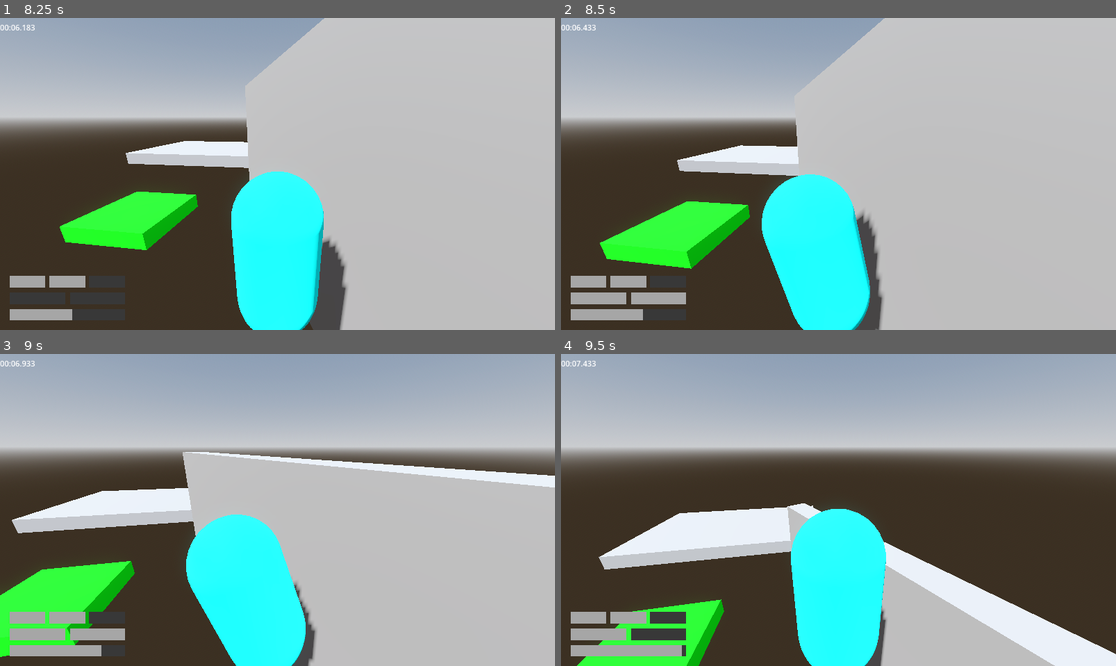
Above: before the commit, frames 1-4 (two rows, left to right).
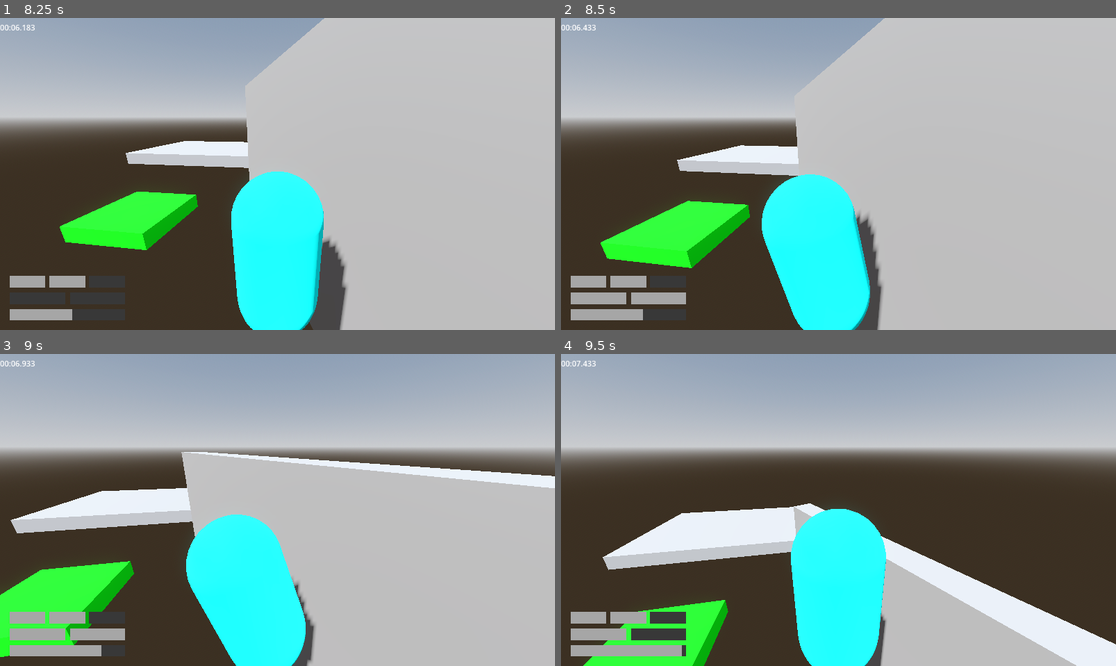
Above: after the commit, the same moments.

Repository: jpvds1/DDJD
Game: Godot game, scene res://scenes/game_controller.tscn
Same seed, same stepped clock (60 frames per second), same inputs: the game is played once before the commit and once after it. The engine's default icon, where the game draws it, is replaced by a stand-in: a white triangle on a blue panel in a dark square.
Inputs (mouse positions are in pixels of both pictures, inside the frame that each line leads up to):
- Up to frame 1 (8.25 s): click "Continue as Guest" at 0.5 s; click "Play" at 1.25 s; click "LEVEL 1" at 2 s; tap Enter at 2.75 s; move the mouse to (305, 174) at 2.77 s; hold Shift (sprint) 2.78-3.53 s; hold W (move_forwards) 2.78-8.03 s; tap Q (dash) at 2.85, 4.55, 5.1, 6.6 s; tap Space (jump) at 3.02, 3.32, 3.77, 3.8, 4.07, 4.35, 5.27, 5.57, 6.02, 6.05, 6.32, 6.77, 7.07, 8.1 s; move the mouse to (249, 174) at 3.52 s; tap Shift (sprint) at 3.6, 5.3 s; move the mouse to (288, 167) at 4.27 s; move the mouse to (271, 180) at 5.02 s; move the mouse to (316, 177) at 5.77 s; hold Shift (sprint) 5.78-6.53 s; move the mouse to (233, 170) at 6.52 s; move the mouse to (283, 174) at 7.27 s; hold Shift (sprint) 7.28-8.03 s; move the mouse to (255, 167) at 8.02 s; hold D (move_right) from 8.03 s (still down)
- Up to frame 2 (8.5 s): keep holding D (move_right); tap Space (jump) at 8.27 s
- Up to frame 3 (9 s): tap Space (jump) at 8.57 s; move the mouse to (305, 510) at 8.77 s; release D (move_right) at 8.78 s; hold W (move_forwards) from 8.78 s (still down); tap Q (dash) at 8.85 s
- Up to frame 4 (9.5 s): keep holding W (move_forwards); tap Space (jump) at 9.02, 9.32 s

Frame 1 is identical in both runs. In frame 2, 0.3% of the frame differs, in the area x 7-59%, y 19-100%; in frame 3, 0.4%; in frame 4, 2.9%, in the area x 2-100%, y 47-100%.

Commit message:
feat: gear inventory + stats manager

Diff:
--- a/platformer-game/project.godot
+++ b/platformer-game/project.godot
@@ -19,6 +19,7 @@
 
 Global="*res://scripts/global.gd"
 Supabase="*uid://by5lp1o4v53wu"
+GlobalInventory="*uid://bloeu58e4066e"
 
 [global_group]
 
--- a/platformer-game/resources/gear_items/SwiftBoots.tres
+++ b/platformer-game/resources/gear_items/SwiftBoots.tres
@@ -4,4 +4,7 @@
 
 [resource]
 script = ExtResource("1_ejb5t")
+slot = 2
+speed_bonus = 5.0
+acceleration_bonus = 2.0
 metadata/_custom_type_script = "uid://1mwlo1yrpnfc"
--- a/platformer-game/scenes/player/capsule_character.tscn
+++ b/platformer-game/scenes/player/capsule_character.tscn
@@ -1,6 +1,7 @@
 [gd_scene format=3 uid="uid://ch7shhditu1lk"]
 
 [ext_resource type="Script" uid="uid://b5luiqoqvaysk" path="res://scripts/player/capsule_character.gd" id="1_5ji0x"]
+[ext_resource type="Script" uid="uid://vbnm1bywq1xw" path="res://scripts/player/stats_manager.gd" id="2_hsymh"]
 
 [sub_resource type="CapsuleShape3D" id="CapsuleShape3D_de3it"]
 
@@ -120,6 +121,9 @@
 mesh = SubResource("CapsuleMesh_5ji0x")
 surface_material_override/0 = SubResource("StandardMaterial3D_5ji0x")
 
+[node name="StatsManager" type="Node" parent="." unique_id=746246521]
+script = ExtResource("2_hsymh")
+
 [connection signal="animation_changed" from="Dash/AnimationPlayer" to="." method="_on_animation_player_animation_changed"]
 [connection signal="timeout" from="Dash/DashTimer" to="." method="_on_dash_timer_timeout"]
 [connection signal="timeout" from="Dash/DashCooldownTimer" to="." method="_on_dash_cooldown_timer_timeout"]
--- /dev/null
+++ b/platformer-game/scripts/helpers/player_stat.gd
@@ -0,0 +1,13 @@
+class_name PlayerStat
+
+var base_value: float
+var bonus_value: float = 0.0
+
+func _init(base: float):
+	base_value = base
+
+func get_val() -> float:
+	return base_value + bonus_value
+
+func get_int() -> int:
+	return int(get_val())
--- a/platformer-game/scripts/player/capsule_character.gd
+++ b/platformer-game/scripts/player/capsule_character.gd
@@ -1,105 +1,4 @@
 extends CharacterBody3D
-
-# ---------------------------------------------------------
-# Movement constants
-# ---------------------------------------------------------
-
-const WALK_SPEED = 5.0
-const SPRINT_SPEED = 8.0
-const DASH_SPEED = 50.0
-const POST_DASH_SPEED = 10.0
-
-const GROUND_ACCEL = 24.0
-const GROUND_SPRINT_ACCEL = 32.0
-const GROUND_DECEL = 34.0
-const GROUND_BRAKE_DECEL = 50.0
-const AIR_ACCEL_MULT = 0.6
-
-const GRAVITY_MODIFIER = 1.2
-const MOUSE_SENSITIVITY = 0.003
-
-# ---------------------------------------------------------
-# Jump constants
-# ---------------------------------------------------------
-
-const GROUND_JUMP_VELOCITY = 7.5
-const EXTRA_JUMP_VELOCITY = 5.5
-const JUMP_CUT_MULTIPLIER = 0.45
-
-const MAX_EXTRA_JUMPS = 2
-const COYOTE_TIME = 0.12
-const JUMP_BUFFER_TIME = 0.12
-
-# ---------------------------------------------------------
-# Wall-run constants
-# ---------------------------------------------------------
-
-const WALL_RUN_GROUP = "wall_run"
-const WALL_RUN_MIN_HORIZONTAL_SPEED := 4.0
-const WALL_RUN_SPEED := 9.0
-const WALL_RUN_ACCEL := 30.0
-
-# Sticking / Sliding down
-const WALL_RUN_STICK_DURATION := 1.0
-const WALL_RUN_VERITAL_DAMP := 18.0
-const WALL_RUN_SLIDE_SPEED := 4.5
-const WALL_RUN_SLIDE_ACCEL := 8.5
-
-# Small inward push to hug to the player to the wall
-const WALL_RUN_INWARD_SPEED := 2.0
-
-const WALL_JUMP_UP_VELOCITY := 7.0
-const WALL_JUMP_AWAY_SPEED := 7.5
-
-# Prevent instant reattachment to wall after wall jump
-const WALL_RUN_REENTRY_LOCK_TIME := 0.18
-
-const WALL_RUN_VISUAL_TILT_DEGREES := 18.0
-const WALL_RUN_VISUAL_TILT_LERP := 12.0
-
-# ---------------------------------------------------------
-# Camera constants
-# ---------------------------------------------------------
-
-const CAMERA_PITCH_MIN := -85.0
-const CAMERA_PITCH_MAX := 85.0
-
-const CAMERA_DISTANCE_MIN := 0.0   # First person
-const CAMERA_DISTANCE_MAX := 6.0   # Third person
-const CAMERA_SCROLL_STEP  := 0.5   # Distance per scroll
-const CAMERA_ZOOM_LERP    := 12.0  # Zoom smoothness
-
-# ---------------------------------------------------------
-# Runtime state
-# ---------------------------------------------------------
-
-var is_dashing := false
-var can_dash := true
-var dash_direction := Vector3.ZERO
-
-var is_wall_running := false
-var wall_run_timer := 0.0
-var wall_run_reentry_timer := 0.0
-var current_wall_normal := Vector3.ZERO
-var current_wall_direction := Vector3.ZERO
-var current_wall_side := 0
-var current_wall_collider: Node = null
-
-var coyote_timer := 0.0
-var jump_buffer_timer := 0.0
-var extra_jumps_left := MAX_EXTRA_JUMPS
-var can_cut_current_jump := false
-
-var controls_locked := false
-
-# For a smooth zoom
-var camera_distance_target := 2.235  # Initial value = Current Z of the camera
-
-# For manual pause/resume of dash timers
-var paused_dash_time_left := 0.0
-var paused_dash_cooldown_time_left := 0.0
-var dash_timer_was_running := false
-var dash_cooldown_was_running := false
 
 # ---------------------------------------------------------
 # Node references
@@ -113,6 +12,69 @@
 @onready var visual_root: Node3D = $VisualRoot
 @onready var camera_pivot: Node3D = $Node3D
 @onready var camera_3d: Camera3D = $Node3D/Camera3D
+@onready var stats: Node = $StatsManager
+
+# ---------------------------------------------------------
+# Jump constants
+# ---------------------------------------------------------
+
+const COYOTE_TIME = 0.12
+const JUMP_BUFFER_TIME = 0.12
+
+# ---------------------------------------------------------
+# Wall-run constants
+# ---------------------------------------------------------
+
+const WALL_RUN_GROUP = "wall_run"
+const WALL_RUN_REENTRY_LOCK_TIME := 0.18
+const WALL_RUN_VISUAL_TILT_DEGREES := 18.0
+const WALL_RUN_VISUAL_TILT_LERP := 12.0
+
+# ---------------------------------------------------------
+# Camera constants
+# ---------------------------------------------------------
+
+const CAMERA_PITCH_MIN := -85.0
+const CAMERA_PITCH_MAX := 85.0
+
+const CAMERA_DISTANCE_MIN := 0.0   # First person
+const CAMERA_DISTANCE_MAX := 6.0   # Third person
+const CAMERA_SCROLL_STEP  := 0.5   # Distance per scroll
+const CAMERA_ZOOM_LERP    := 12.0  # Zoom smoothness
+
+const MOUSE_SENSITIVITY = 0.003
+
+# ---------------------------------------------------------
+# Runtime state
+# ---------------------------------------------------------
+
+var is_dashing := false
+var can_dash := true
+var dash_direction := Vector3.ZERO
+
+var is_wall_running := false
+var wall_run_timer := 0.0
+var wall_run_reentry_timer := 0.0
+var current_wall_normal := Vector3.ZERO
+var current_wall_direction := Vector3.ZERO
+var current_wall_side := 0
+var current_wall_collider: Node = null
+
+var coyote_timer := 0.0
+var jump_buffer_timer := 0.0
+var extra_jumps_left := 0
+var can_cut_current_jump := false
+
+var controls_locked := false
+
+# For a smooth zoom
+var camera_distance_target := 2.235  # Initial value = Current Z of the camera
+
+# For manual pause/resume of dash timers
+var paused_dash_time_left := 0.0
+var paused_dash_cooldown_time_left := 0.0
+var dash_timer_was_running := false
+var dash_cooldown_was_running := false
 
 # ---------------------------------------------------------
 # Signals
@@ -134,6 +96,7 @@
 	Input.set_mouse_mode(Input.MOUSE_MODE_CAPTURED)
 	add_to_group("player")
 	camera_distance_target = camera_3d.position.z
+	extra_jumps_left = stats.max_extra_jumps.get_int()
 
 func _unhandled_input(event):
 	if controls_locked:
@@ -208,17 +171,17 @@
 
 	if on_floor:
 		coyote_timer = COYOTE_TIME
-		extra_jumps_left = MAX_EXTRA_JUMPS
+		extra_jumps_left = stats.max_extra_jumps.get_int()
 		can_cut_current_jump = false
 	else:
 		coyote_timer = max(coyote_timer - delta, 0.0)
-		velocity += get_gravity() * delta * GRAVITY_MODIFIER
+		velocity += get_gravity() * delta * stats.gravity_modifier.get_val()
 
 	if velocity.y <= 0.0:
 		can_cut_current_jump = false
 
 	if extra_jumps_left != previous_extra_jumps:
-		extra_jumps_changed.emit(extra_jumps_left, MAX_EXTRA_JUMPS)
+		extra_jumps_changed.emit(extra_jumps_left, stats.max_extra_jumps.get_int())
 
 # ---------------------------------------------------------
 # Jump input and execution
@@ -249,35 +212,35 @@
 		do_extra_jump()
 		extra_jumps_left -= 1
 		jump_buffer_timer = 0.0
-		extra_jumps_changed.emit(extra_jumps_left, MAX_EXTRA_JUMPS)
+		extra_jumps_changed.emit(extra_jumps_left, stats.max_extra_jumps.get_int())
 
 func handle_jump_cut() -> void:
 	# Variable jump applied only to first jump
 	if Input.is_action_just_released("jump") and can_cut_current_jump and velocity.y > 0.0:
-		velocity.y *= JUMP_CUT_MULTIPLIER
+		velocity.y *= stats.jump_cut_multiplier.get_val()
 		can_cut_current_jump = false
 
 func do_ground_jump() -> void:
-	velocity.y = GROUND_JUMP_VELOCITY
+	velocity.y = stats.ground_jump_velocity.get_val()
 	can_cut_current_jump = true
 
 func do_extra_jump() -> void:
-	velocity.y = EXTRA_JUMP_VELOCITY
+	velocity.y = stats.extra_jump_velocity.get_val()
 	can_cut_current_jump = false
 
 func do_wall_jump() -> void:
 	var jump_wall_normal := current_wall_normal
 	var jump_wall_direction := current_wall_direction
 
-	var carry_speed = max(get_horizontal_speed(), WALL_RUN_SPEED * 0.5)
-	var jump_horizontal = jump_wall_direction * carry_speed + jump_wall_normal * WALL_JUMP_AWAY_SPEED
+	var carry_speed = max(get_horizontal_speed(), stats.wall_run_speed.get_val() * 0.5)
+	var jump_horizontal = jump_wall_direction * carry_speed + jump_wall_normal * stats.wall_jump_away_speed.get_val()
 
 	stop_wall_run()
 	wall_run_reentry_timer = WALL_RUN_REENTRY_LOCK_TIME
 
 	velocity.x = jump_horizontal.x
 	velocity.z = jump_horizontal.z
-	velocity.y = WALL_JUMP_UP_VELOCITY
+	velocity.y = stats.wall_jump_up_velocity.get_val()
 
 	can_cut_current_jump = false
 	reset_extra_jumps()
@@ -291,26 +254,26 @@
 		return
 
 	if is_dashing:
-		velocity.x = dash_direction.x * DASH_SPEED
-		velocity.z = dash_direction.z * DASH_SPEED
+		velocity.x = dash_direction.x * stats.dash_speed.get_val()
+		velocity.z = dash_direction.z * stats.dash_speed.get_val()
 		return
 
 	var input_dir := Input.get_vector("move_left", "move_right", "move_forwards", "move_backwards")
 	var direction := (transform.basis * Vector3(input_dir.x, 0, input_dir.y)).normalized()
 
 	var is_sprinting := Input.is_action_pressed("sprint")
-	var target_speed := WALK_SPEED
-	var accel := GROUND_ACCEL
+	var target_speed = stats.walk_speed.get_val()
+	var accel = stats.ground_accel.get_val()
 
 	if is_sprinting:
-		target_speed = SPRINT_SPEED
-		accel = GROUND_SPRINT_ACCEL
+		target_speed = stats.sprint_speed.get_val()
+		accel = stats.ground_sprint_accel.get_val()
 		update_animation_state("sprinting")
 	else:
 		update_animation_state("walking")
 
 	if not on_floor:
-		accel *= AIR_ACCEL_MULT
+		accel *= stats.air_accel_mult.get_val()
 
 	apply_ground_movement(direction, target_speed, accel, delta)
 
@@ -324,9 +287,9 @@
 		if same_general_direction:
 			current_horizontal = current_horizontal.move_toward(target_horizontal, accel * delta)
 		else:
-			current_horizontal = current_horizontal.move_toward(target_horizontal, GROUND_BRAKE_DECEL * delta)
+			current_horizontal = current_horizontal.move_toward(target_horizontal, stats.ground_brake_decel.get_val() * delta)
 	else:
-		current_horizontal = current_horizontal.move_toward(Vector3.ZERO, GROUND_DECEL * delta)
+		current_horizontal = current_horizontal.move_toward(Vector3.ZERO, stats.ground_decel.get_val() * delta)
 
 	velocity.x = current_horizontal.x
 	velocity.z = current_horizontal.z
@@ -347,7 +310,7 @@
 	if wall_run_reentry_timer > 0.0:
 		return
 
-	if get_horizontal_speed() > WALL_RUN_MIN_HORIZONTAL_SPEED:
+	if get_horizontal_speed() > stats.wall_run_min_horizontal_speed.get_val():
 		return
 
 	var candidate := get_wall_run_candidate()
@@ -383,19 +346,26 @@
 
 	current_wall_direction = get_wall_run_direction(current_wall_normal, get_wall_run_reference_vector())
 
-	var target_horizontal := current_wall_direction * WALL_RUN_SPEED
-	target_horizontal += -current_wall_normal * WALL_RUN_INWARD_SPEED
+	var target_horizontal = current_wall_direction * stats.wall_run_speed.get_val()
+	target_horizontal += -current_wall_normal * stats.wall_run_inward_speed.get_val()
 
 	var current_horizontal := Vector3(velocity.x, 0, velocity.z)
-	current_horizontal = current_horizontal.move_toward(Vector3(target_horizontal.x, 0, target_horizontal.z), WALL_RUN_ACCEL * delta)
+	current_horizontal = current_horizontal.move_toward(
+		Vector3(target_horizontal.x, 0, target_horizontal.z),
+		stats.wall_run_accel.get_val() * delta
+	)
 
 	velocity.x = current_horizontal.x
 	velocity.z = current_horizontal.z
 
-	if wall_run_timer <= WALL_RUN_STICK_DURATION:
-		velocity.y = move_toward(velocity.y, 0.0, WALL_RUN_VERITAL_DAMP)
+	if wall_run_timer <= stats.wall_run_stick_duration.get_val():
+		velocity.y = move_toward(velocity.y, 0.0, stats.wall_run_vertical_damp.get_val())
 	else:
-		velocity.y = move_toward(velocity.y, -WALL_RUN_SLIDE_ACCEL, WALL_RUN_SLIDE_ACCEL * delta)
+		velocity.y = move_toward(
+			velocity.y,
+			-stats.wall_run_slide_speed.get_val(),
+			stats.wall_run_slide_speed.get_val() * delta
+		)
 
 func refresh_wall_run_contact() -> bool:
 	var candidate := get_wall_run_candidate()
@@ -490,11 +460,11 @@
 	wall_run_reentry_timer = max(wall_run_reentry_timer - delta, 0.0)
 
 func reset_extra_jumps() -> void:
-	if extra_jumps_left == MAX_EXTRA_JUMPS:
-		return
-
-	extra_jumps_left = MAX_EXTRA_JUMPS
-	extra_jumps_changed.emit(extra_jumps_left, MAX_EXTRA_JUMPS)
+	if extra_jumps_left == stats.max_extra_jumps.get_int():
+		return
+
+	extra_jumps_left = stats.max_extra_jumps.get_int()
+	extra_jumps_changed.emit(extra_jumps_left, stats.max_extra_jumps.get_int())
 
 func get_horizontal_speed() -> float:
 	return Vector3(velocity.x, 0, velocity.z).length()
@@ -537,8 +507,8 @@
 	var horizontal := Vector3(velocity.x, 0, velocity.z)
 	var horizontal_speed := horizontal.length()
 
-	if horizontal_speed > POST_DASH_SPEED:
-		horizontal = horizontal.normalized() * POST_DASH_SPEED
+	if horizontal_speed > stats.post_dash_speed.get_val():
+		horizontal = horizontal.normalized() * stats.post_dash_speed.get_val()
 		velocity.x = horizontal.x
 		velocity.z = horizontal.z
 
@@ -611,13 +581,13 @@
 
 	coyote_timer = 0.0
 	jump_buffer_timer = 0.0
-	extra_jumps_left = MAX_EXTRA_JUMPS
+	extra_jumps_left = stats.max_extra_jumps.get_int()
 	can_cut_current_jump = false
 
 	if visual_root != null:
 		visual_root.rotation.z = 0.0
 
-	extra_jumps_changed.emit(extra_jumps_left, MAX_EXTRA_JUMPS)
+	extra_jumps_changed.emit(extra_jumps_left, stats.max_extra_jumps.get_int())
 	dash_ready.emit()
 
 func respawn_at(pos: Vector3) -> void:
@@ -662,5 +632,5 @@
 # ---------------------------------------------------------
 
 func emit_initial_ui_state() -> void:
-	extra_jumps_changed.emit(extra_jumps_left, MAX_EXTRA_JUMPS)
+	extra_jumps_changed.emit(extra_jumps_left, stats.max_extra_jumps.get_int())
 	dash_ready.emit()
--- a/platformer-game/scripts/player/gear_item.gd
+++ b/platformer-game/scripts/player/gear_item.gd
@@ -3,7 +3,7 @@
 
 enum Slot { HEAD, CHEST, BOOTS }
 
-@export var name: String = "New Gear"
+@export var item_name: String = "New Gear"
 @export var slot: Slot
 # @export var texture: Texture2D
 
@@ -13,4 +13,4 @@
 @export var jump_velocity_bonus: float = 0.0
 @export var extra_jumps: int = 0
 @export var dash_cooldown_reduction: float = 0.0
-@export var extra_dashes: int = 0.0
+@export var extra_dashes: int = 0
--- /dev/null
+++ b/platformer-game/scripts/player/global_inventory.gd
@@ -0,0 +1,19 @@
+extends Node
+
+signal equipment_changed()
+
+var unlocked_items: Array[GearItem] = []
+
+var equipped_gear: Dictionary = {
+	GearItem.Slot.HEAD: null,
+	GearItem.Slot.CHEST: null,
+	GearItem.Slot.BOOTS: null
+}
+
+func equip(item: GearItem) -> void:
+	equipped_gear[item.slot] = item
+	equipment_changed.emit()
+
+func unequip(slot: GearItem.Slot) -> void:
+	equipped_gear[slot] = null
+	equipment_changed.emit()
--- /dev/null
+++ b/platformer-game/scripts/player/stats_manager.gd
@@ -0,0 +1,101 @@
+extends Node
+
+# ---------------------------------------------------------
+# Movement constants
+# ---------------------------------------------------------
+
+var walk_speed          := PlayerStat.new(5.0)
+var sprint_speed        := PlayerStat.new(8.0)
+var dash_speed          := PlayerStat.new(50.0)
+var post_dash_speed     :=  PlayerStat.new(10.0)
+var dash_cooldown       := PlayerStat.new(1.5)
+
+var ground_accel        := PlayerStat.new(24.0)
+var ground_sprint_accel := PlayerStat.new(32.0)
+var ground_decel        := PlayerStat.new(34.0)
+var ground_brake_decel  := PlayerStat.new(50.0)
+var air_accel_mult      := PlayerStat.new(0.6)
+
+var gravity_modifier    := PlayerStat.new(1.2)
+
+# ---------------------------------------------------------
+# Jump constants
+# ---------------------------------------------------------
+
+var ground_jump_velocity := PlayerStat.new(7.5)
+var extra_jump_velocity  := PlayerStat.new(5.5)
+var jump_cut_multiplier  := PlayerStat.new(0.45)
+var max_extra_jumps      := PlayerStat.new(2.0)
+
+# ---------------------------------------------------------
+# Wall-run constants
+# ---------------------------------------------------------
+
+var wall_run_min_horizontal_speed := PlayerStat.new(4.0)
+var wall_run_speed                := PlayerStat.new(9.0)
+var wall_run_accel                := PlayerStat.new(38.0)
+var wall_run_stick_duration       := PlayerStat.new(1.0)
+var wall_run_vertical_damp        := PlayerStat.new(18.0)
+var wall_run_slide_speed          := PlayerStat.new(4.5)
+var wall_run_slide_accel          := PlayerStat.new(8.5)
+var wall_run_inward_speed         := PlayerStat.new(2.0)
+var wall_jump_up_velocity         := PlayerStat.new(7.0)
+var wall_jump_away_speed          := PlayerStat.new(7.5)
+
+# ---------------------------------------------------------
+# Methods
+# ---------------------------------------------------------
+
+func _ready() -> void:
+	GlobalInventory.equipment_changed.connect(recalculate_bonuses)
+	recalculate_bonuses()
+
+func recalculate_bonuses():
+	_reset_all_bonuses()
+
+	for slot in GlobalInventory.equipped_gear:
+		var item: GearItem = GlobalInventory.equipped_gear[slot]
+		if item == null:
+			continue
+
+		walk_speed.bonus_value         += item.speed_bonus
+		sprint_speed.bonus_value       += item.speed_bonus
+
+		ground_accel.bonus_value       += item.acceleration_bonus
+		ground_sprint_accel.base_value += item.acceleration_bonus
+
+		ground_jump_velocity.bonus_value += item.jump_velocity_bonus
+		extra_jump_velocity.bonus_value  += item.jump_velocity_bonus
+
+		max_extra_jumps.bonus_value      += float(item.extra_jumps)
+
+		dash_cooldown.bonus_value        -= item.dash_cooldown_reduction
+
+		# item.extra_dashes: TODO
+
+func _reset_all_bonuses() -> void:
+	walk_speed.bonus_value                    = 0.0
+	sprint_speed.bonus_value                  = 0.0
+	dash_speed.bonus_value                    = 0.0
+	post_dash_speed.bonus_value               = 0.0
+	dash_cooldown.bonus_value                 = 0.0
+	ground_accel.bonus_value                  = 0.0
+	ground_sprint_accel.bonus_value           = 0.0
+	ground_decel.bonus_value                  = 0.0
+	ground_brake_decel.bonus_value            = 0.0
+	air_accel_mult.bonus_value                = 0.0
+	gravity_modifier.bonus_value              = 0.0
+	ground_jump_velocity.bonus_value          = 0.0
+	extra_jump_velocity.bonus_value           = 0.0
+	jump_cut_multiplier.bonus_value           = 0.0
+	max_extra_jumps.bonus_value               = 0.0
+	wall_run_min_horizontal_speed.bonus_value = 0.0
+	wall_run_speed.bonus_value                = 0.0
+	wall_run_accel.bonus_value                = 0.0
+	wall_run_stick_duration.bonus_value       = 0.0
+	wall_run_vertical_damp.bonus_value        = 0.0
+	wall_run_slide_speed.bonus_value          = 0.0
+	wall_run_slide_accel.bonus_value          = 0.0
+	wall_run_inward_speed.bonus_value         = 0.0
+	wall_jump_up_velocity.bonus_value         = 0.0
+	wall_jump_away_speed.bonus_value          = 0.0
Not shown, added: platformer-game/scripts/helpers/player_stat.gd.uid
Not shown, added: platformer-game/scripts/player/global_inventory.gd.uid
Not shown, added: platformer-game/scripts/player/stats_manager.gd.uid
